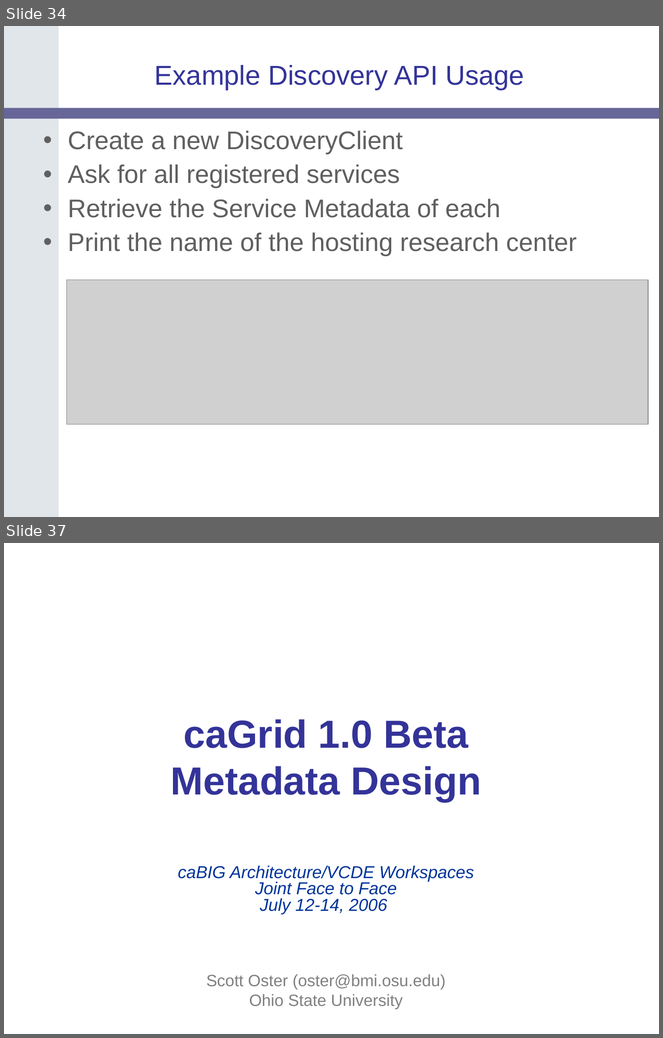
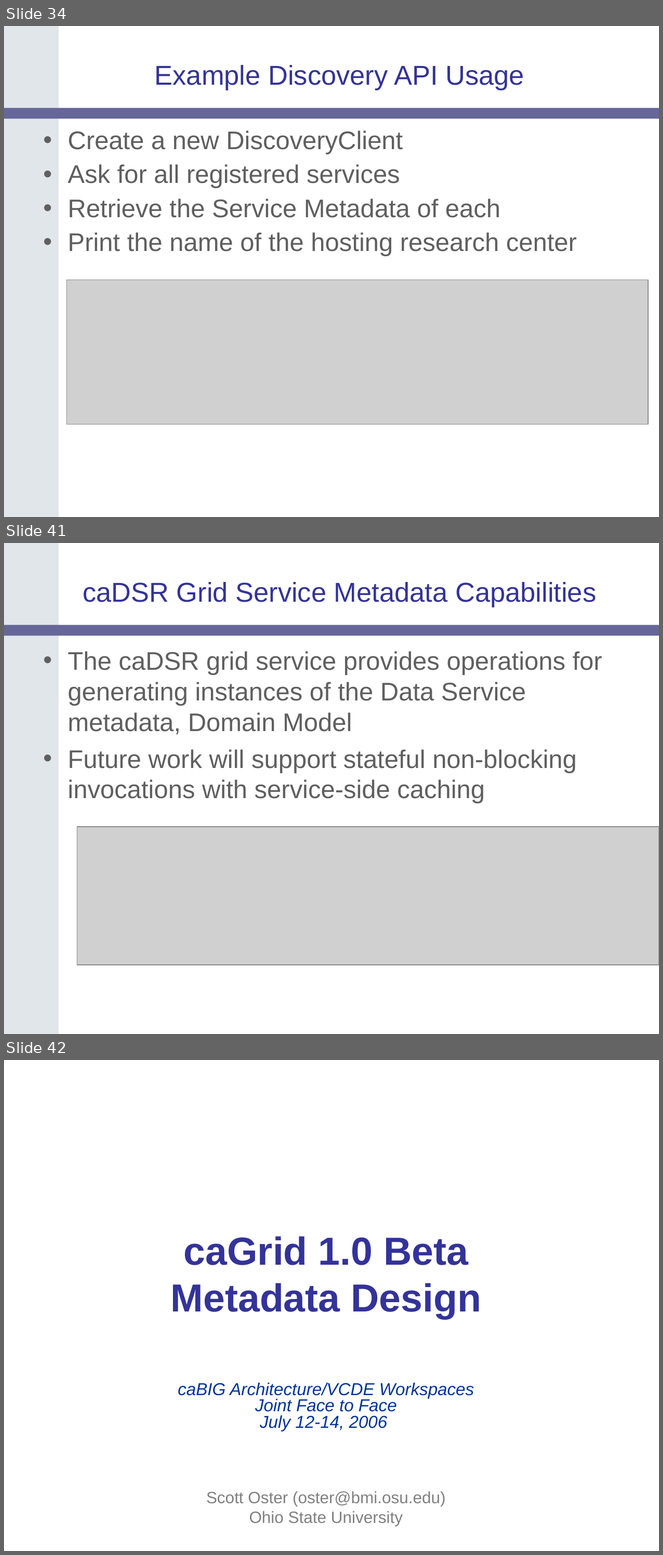
Before and after one commit to NCIP/cagrid-portal, a slide deck: cagrid-1-0/Documentation/presentations/200607_VCDE_ARCH/caGrid-1.0_Beta_Metadata.ppt. Shown one above the other, each under a label of ours: slides 34 and 37 before the commit, slides 34, 41 and 42 after it; the slides between them are not shown. The pictures are 663x1038 and 663x1555 pixels, drawn with LibreOffice and Linux fonts; fonts in the diff are those of the drawing; grey boxes stand for pictures; background and template pictures are left out. Boxes give left, top, right and bottom in pixels: in the first picture for what was removed or moved away, otherwise in the second. Text is boxed around its words. In the diff, an @@ line names an element or a change of style, - is before the commit and + after.

```diff
--- a/cagrid-1-0/Documentation/presentations/200607_VCDE_ARCH/caGrid-1.0_Beta_Metadata.ppt
+++ b/cagrid-1-0/Documentation/presentations/200607_VCDE_ARCH/caGrid-1.0_Beta_Metadata.ppt
@@ slide 41 added at (4,543,659,1034), background #FFFFFF; not listed: 2 template elements that a slide beside it also shows @@
@@ title added at (83,582,596,607), 30 pt, text #333399 @@
+caDSR Grid Service Metadata Capabilities
@@ text added at (68,651,603,804), 28 pt, text #5F5F5F @@
+• The caDSR grid service provides operations for generating instances of the Data Service metadata, Domain Model
+• Future work will support stateful non-blocking invocations with service-side caching
@@ picture added at (77,827,659,965) @@
@@ what was slide 37 is now slide 42 @@
```
Also in this commit, not shown: 4 slides changed, 6 other slides added, 2 slides removed.
